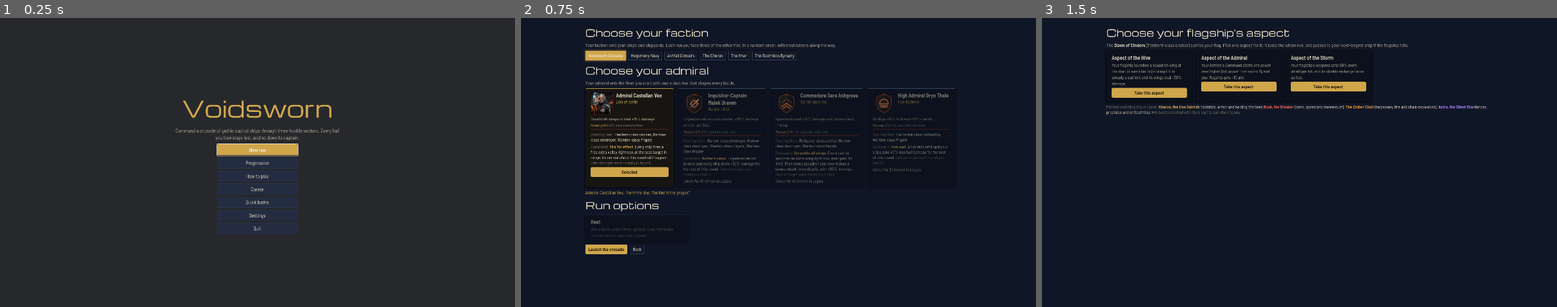
Above: before the commit, frames 1-3 (left to right).
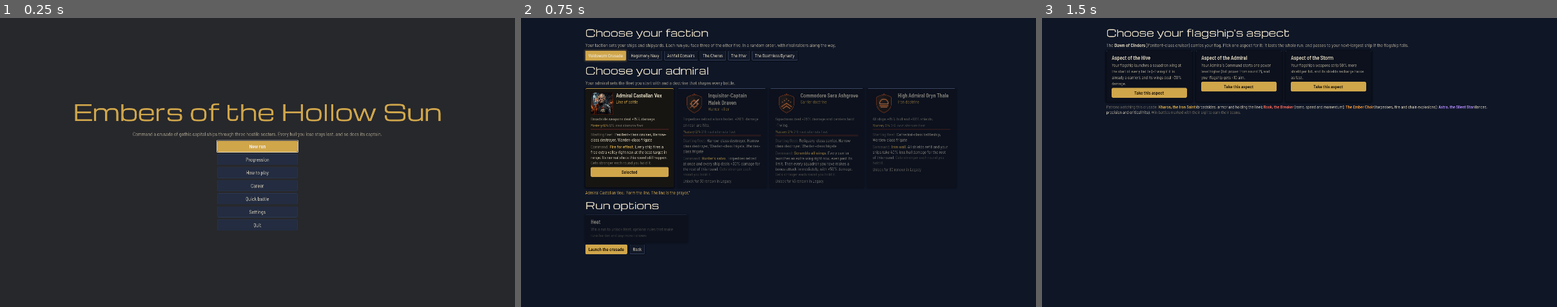
Above: after the commit, the same moments.

Repository: rcbailey12/voidsworn
Game: Godot game, scene res://main/main.tscn
Same seed, same stepped clock (60 frames per second), same inputs: the game is played once before the commit and once after it.
Inputs:
- Up to frame 1 (0.25 s): no input
- Up to frame 2 (0.75 s): click "New run" at 0.5 s
- Up to frame 3 (1.5 s): click "Launch the crusade" at 1.25 s

The runs differ from the first frame. In frame 1, 2.8% of the frame differs, in the area x 14-86%, y 28-75%; in frame 2, nothing differs; in frame 3, nothing differs.

Commit message:
G2: the game is Embers of the Hollow Sun (lore round 8, R59): brand.gd TITLE, window title, project name, exe product name and description; saves stay in the old Voidsworn user folder (project.godot pins custom_user_dir_name, checked: same path as before) and the exe file stays Voidsworn.exe (vetoable); tagline waits for rename_map_final.md; FEATURES game name row
Co-Authored-By: Claude Opus 5.5 <noreply@anthropic.com>
Claude-Session: https://claude.ai/code/session_01VJBdzhr7ytnn2ZtL2Z9aWh

Diff:
--- a/godot/main/campaign_host.gd
+++ b/godot/main/campaign_host.gd
@@ -223,7 +223,7 @@
 	return float(h.get("cost", 0)) if h is Dictionary else 0.0
 
 
-var bot_fac := ""            # --bot-fac <faction|random>: the player faction for bot runs (default: the game's first, Voidsworn)
+var bot_fac := ""            # --bot-fac <faction|random>: the player faction for bot runs (default: the game's first, the Sunward Crusade, id voidsworn)
 
 
 func _smart(list: Array):
--- a/godot/project.godot
+++ b/godot/project.godot
@@ -1,8 +1,11 @@
-; Voidsworn in Godot 4.7 (plan section G). godot/rules/ is the battle rules (GDScript, golden-tested against the JS game); scenes, render and UI live beside it.
+; Embers of the Hollow Sun (repo and ids: voidsworn) in Godot 4.7 (plan section G). godot/rules/ is the battle rules (GDScript, golden-tested against the JS game); scenes, render and UI live beside it.
 config_version=5
 
 [application]
-config/name="Voidsworn"
+config/name="Embers of the Hollow Sun"
+config/use_custom_user_dir=true
+config/custom_user_dir_name="Godot/app_userdata/Voidsworn"
+config/custom_user_dir_name.linuxbsd="godot/app_userdata/Voidsworn"
 run/main_scene="res://main/main.tscn"
 config/features=PackedStringArray("4.7", "Forward Plus")
 run/max_fps=0
--- a/godot/ui/battle/brand.gd
+++ b/godot/ui/battle/brand.gd
@@ -4,10 +4,10 @@
 # sci-fi display face) and small labels Oxanium small caps, the same faces G3's campaign map uses
 # (godot/ui/campaign/fonts, OFL); body text stays Barlow Semi Condensed.
 #
-# Renaming the game: change TITLE (and TAGLINE) here only, after Ryan signs off the lore. The title screen fits any
+# Renaming the game: change TITLE (and TAGLINE) here only. TAGLINE waits for the lore helper's rename_map_final.md. The title screen fits any
 # length on one line; the window title follows TITLE.
 
-const TITLE := "Voidsworn"
+const TITLE := "Embers of the Hollow Sun"   # lore round 8, approved by Ryan Oct 27 (FINDINGS R59)
 const TAGLINE := "Command a crusade of gothic capital ships through three hostile sectors. Every hull you lose stays lost, and so does its captain."
 
 const DISPLAY_PATH := "res://ui/campaign/fonts/Michroma-Regular.ttf"
Not shown, changed: godot/export_presets.cfg
Not shown, changed: godot/main/FEATURES.md
Not shown, changed: godot/main/README.md
